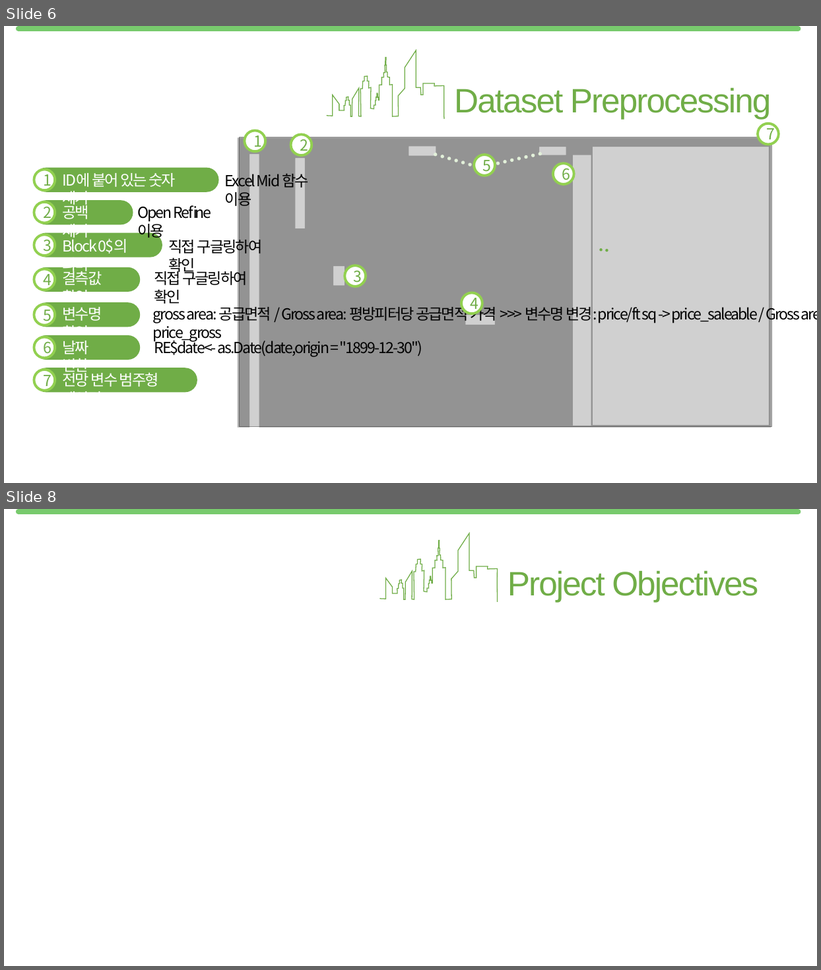
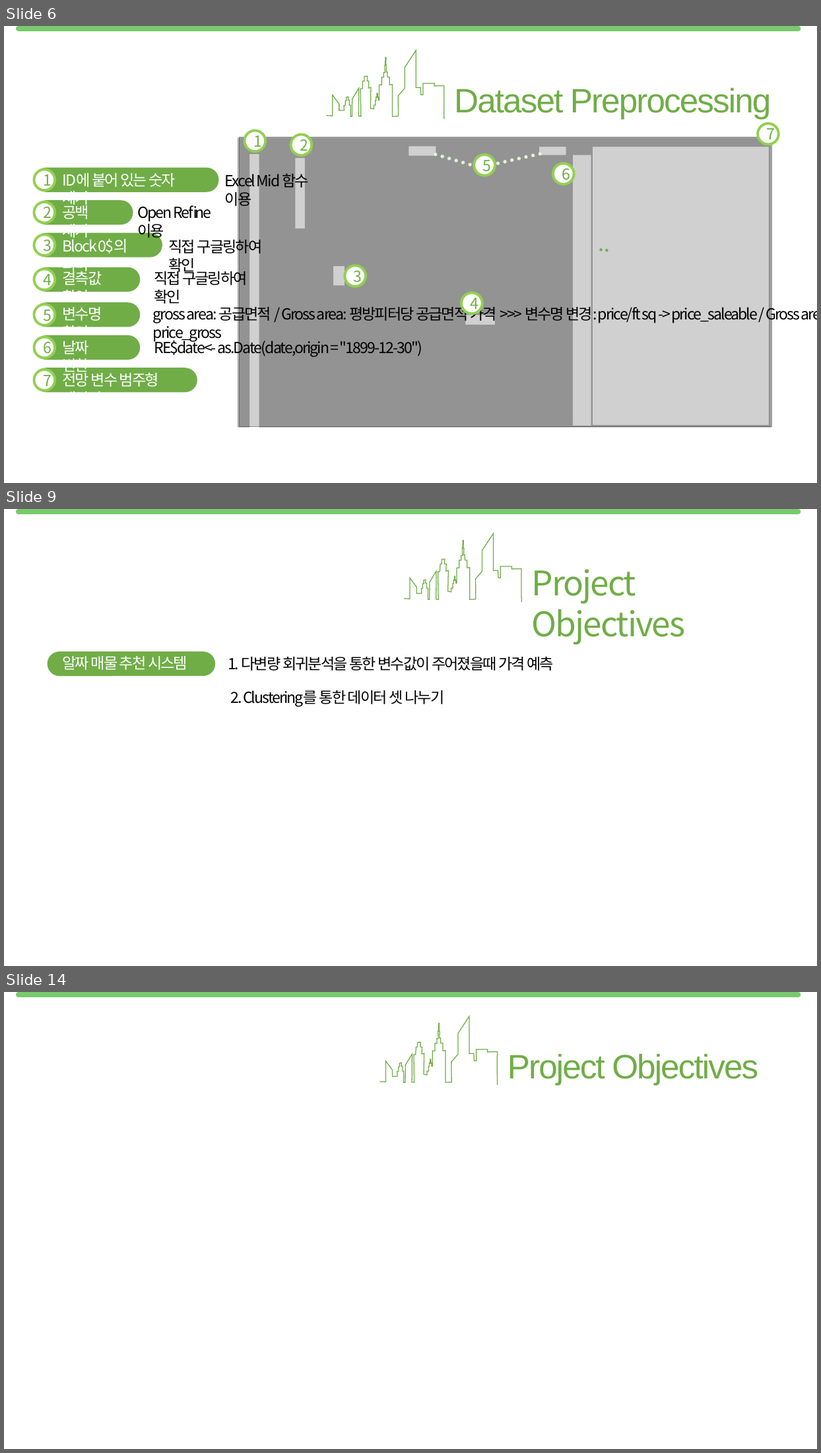
Before and after one commit to jyalways7/hk_realestate, a slide deck: 170128_HKRE_Mid_Report.pptx. Shown one above the other, each under a label of ours: slides 6 and 8 before the commit, slides 6, 9 and 14 after it; the slides between them are not shown. The pictures are 821x970 and 821x1453 pixels, drawn with LibreOffice and Linux fonts; fonts in the diff are those of the drawing; grey boxes stand for pictures. Boxes give left, top, right and bottom in pixels: in the first picture for what was removed or moved away, otherwise in the second. Text is boxed around its words. In the diff, an @@ line names an element or a change of style, - is before the commit and + after.

```diff
--- a/170128_HKRE_Mid_Report.pptx
+++ b/170128_HKRE_Mid_Report.pptx
@@ slide 9 added at [4, 509, 817, 966], background #FFFFFF; not listed: 1 template element that a slide beside it also shows @@
@@ freeform shape added at [404, 533, 522, 601], outline #70AD47 1 pt @@
@@ text added at [532, 569, 686, 645], 40 pt, text #70AD47 @@
+Project Objectives
@@ rounded rectangle added at [48, 652, 216, 676], fill #70AD47 @@
@@ text added at [63, 656, 187, 670], 18 pt, text #FFFFFF @@
+알짜 매물 추천 시스템
@@ text added at [228, 657, 554, 671], 18 pt, text #000000 @@
+1. 다변량 회귀분석을 통한 변수값이 주어졌을때 가격 예측
@@ text added at [230, 691, 444, 707], 18 pt, text #000000 @@
+2. Clustering를 통한 데이터 셋 나누기
@@ what was slide 8 is now slide 14 @@
```
Also in this commit, not shown: 1 slide changed, 6 other slides added, 1 slide removed.
